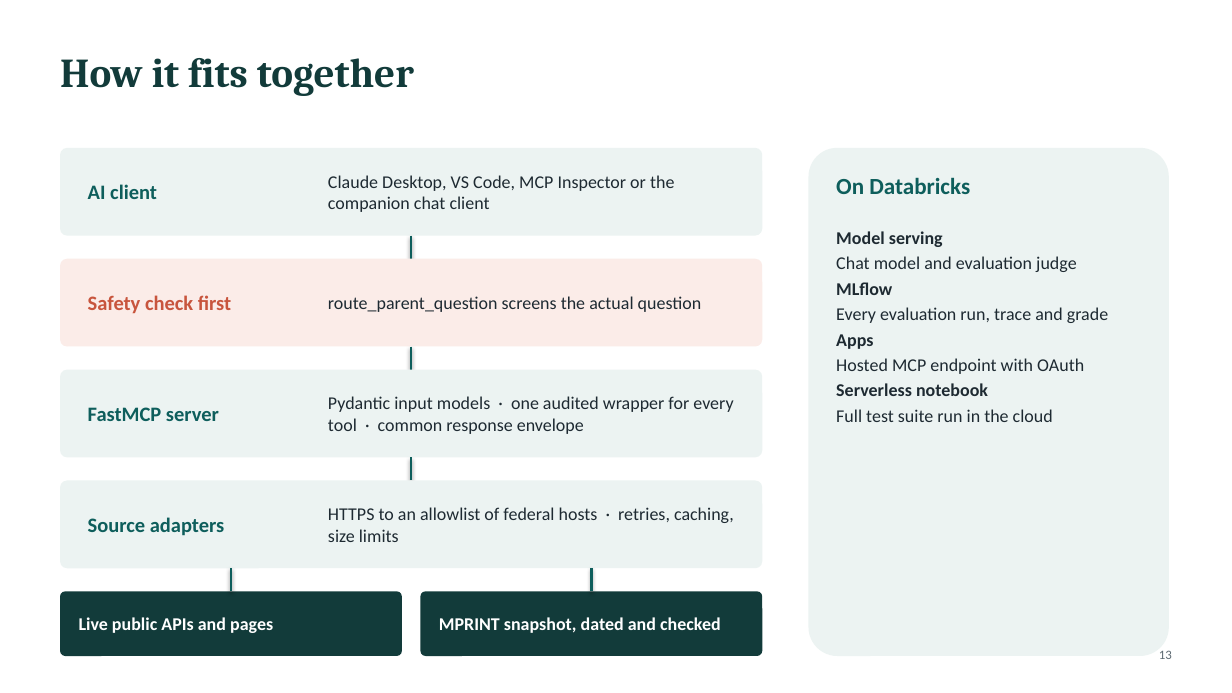
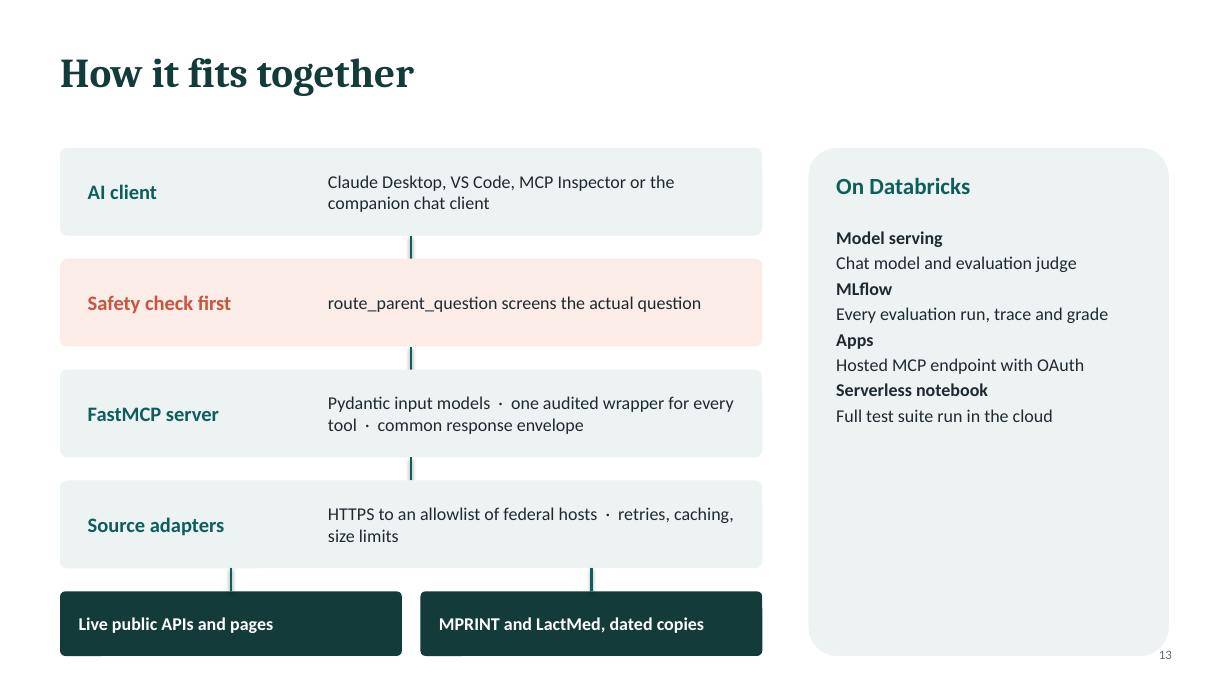
Before and after one commit to gpiat333/Parent-Child-Pharmacology-MCP, a slide deck: slide 13 of presentation/Parent-child Pharmacology MCP — Hackathon deck v3.pptx. Drawn at 1232x693 pixels with LibreOffice and Linux fonts; fonts in the diff are those of the drawing. Boxes give left, top, right and bottom in pixels: in the first picture for what was removed or moved away, otherwise in the second. Text is boxed around its words. In the diff, an @@ line names an element or a change of style, - is before the commit and + after.

```diff
--- a/presentation/Parent-child Pharmacology MCP — Hackathon deck v3.pptx
+++ b/presentation/Parent-child Pharmacology MCP — Hackathon deck v3.pptx
@@ text at (x1=439, y1=617, x2=704, y2=633): text changed @@
-MPRINT snapshot, dated and checked
+MPRINT and LactMed, dated copies
```
Also in this commit, not shown: 5 other slides changed, 7 other files.
